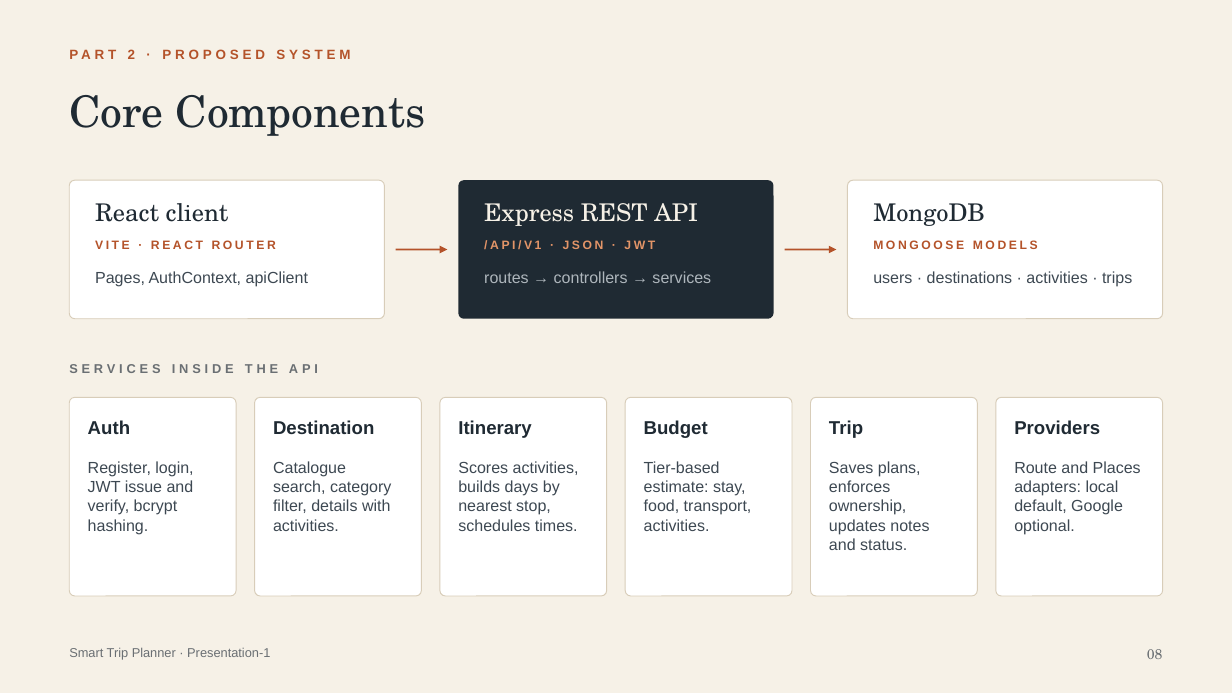
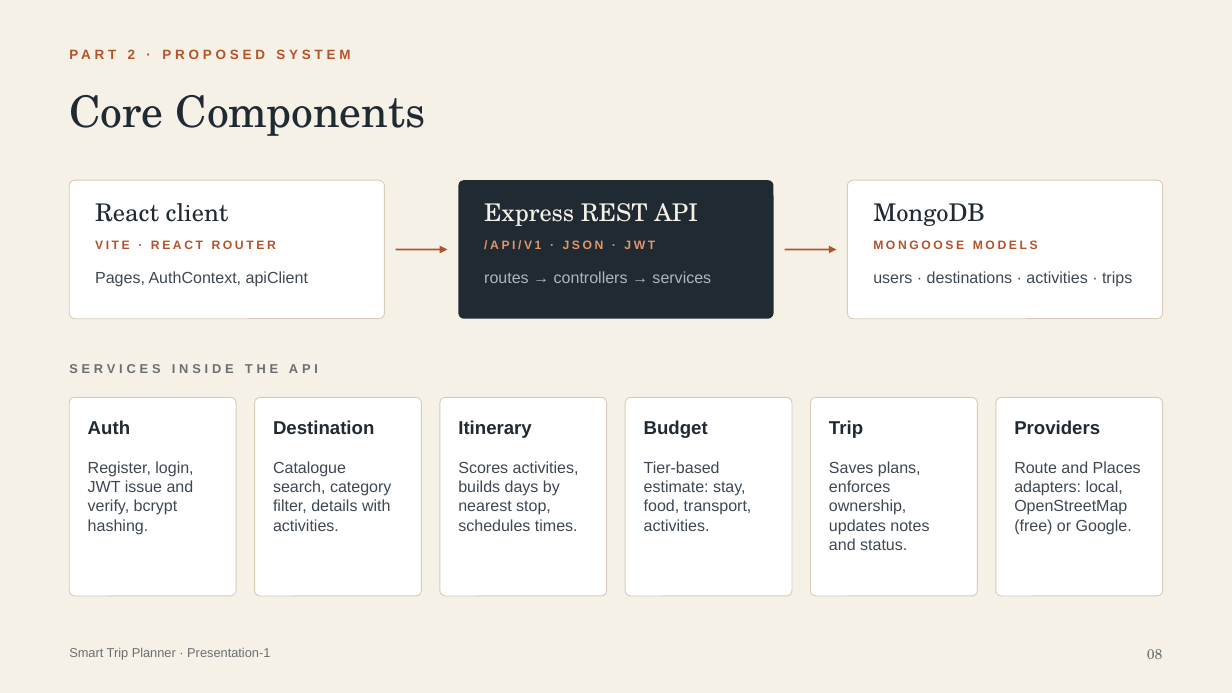
Before and after one commit to krishnakm143/smart-trip-planner, a slide deck: slide 8 of docs/Smart_Trip_Planner_Presentation1.pptx. Drawn at 1232x693 pixels with LibreOffice and Linux fonts; fonts in the diff are those of the drawing. Boxes give left, top, right and bottom in pixels: in the first picture for what was removed or moved away, otherwise in the second. Text is boxed around its words. In the diff, an @@ line names an element or a change of style, - is before the commit and + after.

```diff
--- a/docs/Smart_Trip_Planner_Presentation1.pptx
+++ b/docs/Smart_Trip_Planner_Presentation1.pptx
@@ text at <box>1014,461,1141,535</box>: text changed @@
-Route and Places adapters: local default, Google optional.
+Route and Places adapters: local, OpenStreetMap (free) or Google.
```
Also in this commit, not shown: 12 other slides changed, 24 other files.
